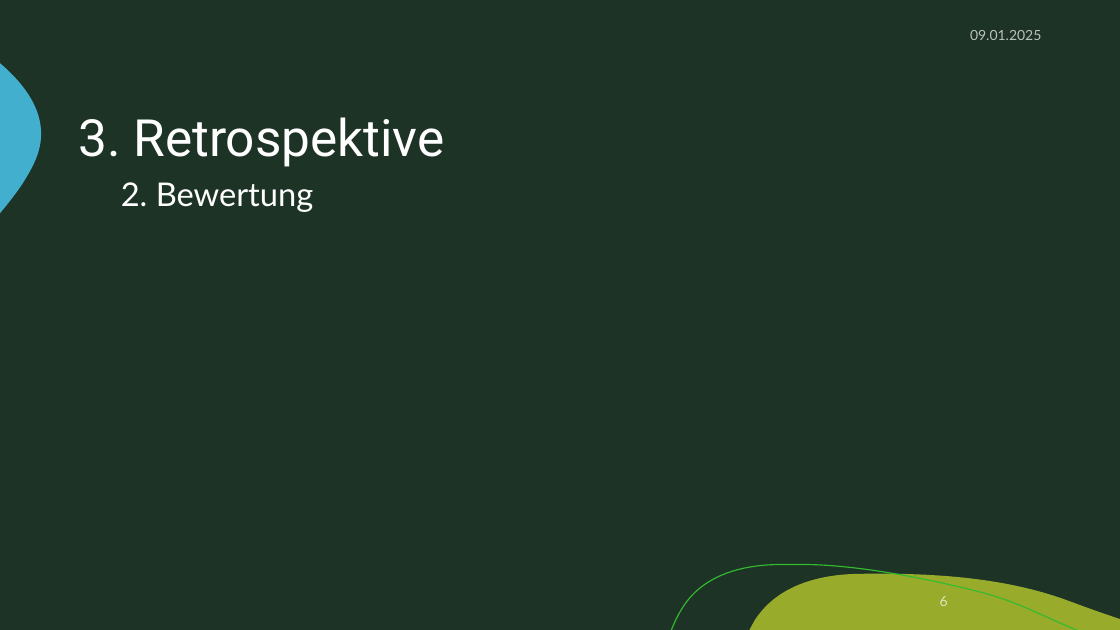
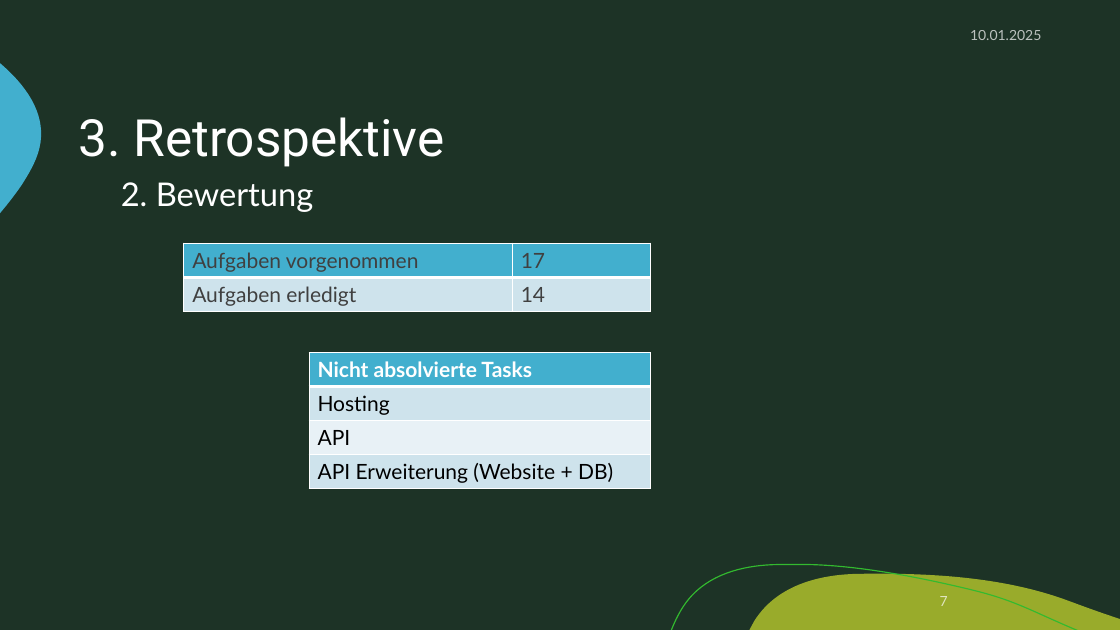
Before and after one commit to zIExpantion/ZumGelbenBach, a slide deck: slide 7 of Dokumente/Sprint-Backlog/Sprint-Backlog3.pptx (slide 6 before the commit). Drawn at 1120x630 pixels with LibreOffice and Linux fonts; fonts in the diff are those of the drawing; background and template pictures are left out. Boxes give left, top, right and bottom in pixels: in the first picture for what was removed or moved away, otherwise in the second. Text is boxed around its words. In the diff, an @@ line names an element or a change of style, - is before the commit and + after.

```diff
--- a/Dokumente/Sprint-Backlog/Sprint-Backlog3.pptx
+++ b/Dokumente/Sprint-Backlog/Sprint-Backlog3.pptx
@@ text at [970, 30, 1041, 40]: text changed @@
-09.01.2025
+10.01.2025
@@ table added at [184, 243, 651, 311], 2 rows, 2 columns @@
+Aufgaben vorgenommen | 17
+Aufgaben erledigt | 14
@@ table added at [309, 353, 651, 489], 4 rows, 1 columns @@
+Nicht absolvierte Tasks
+Hosting
+API
+API Erweiterung (Website + DB)
@@ page number at [940, 596, 948, 606]: text changed @@
-6
+7
```
Also in this commit, not shown: 16 other slides changed, 4 slides added, 1 other file.
